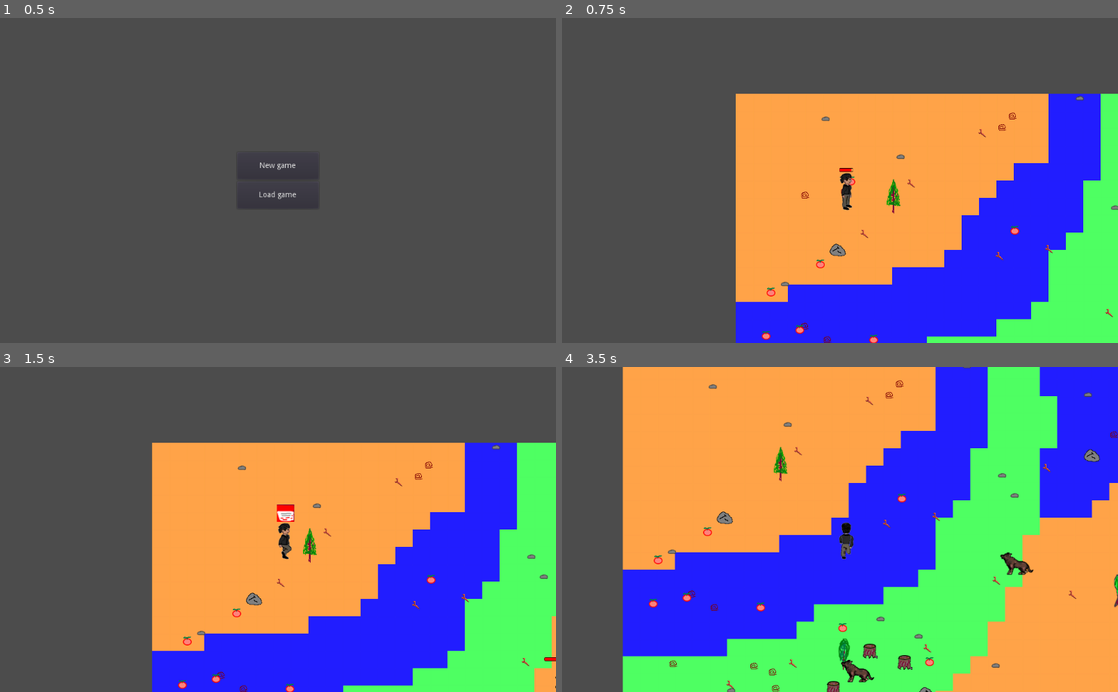
Above: before the commit, frames 1-4 (two rows, left to right).
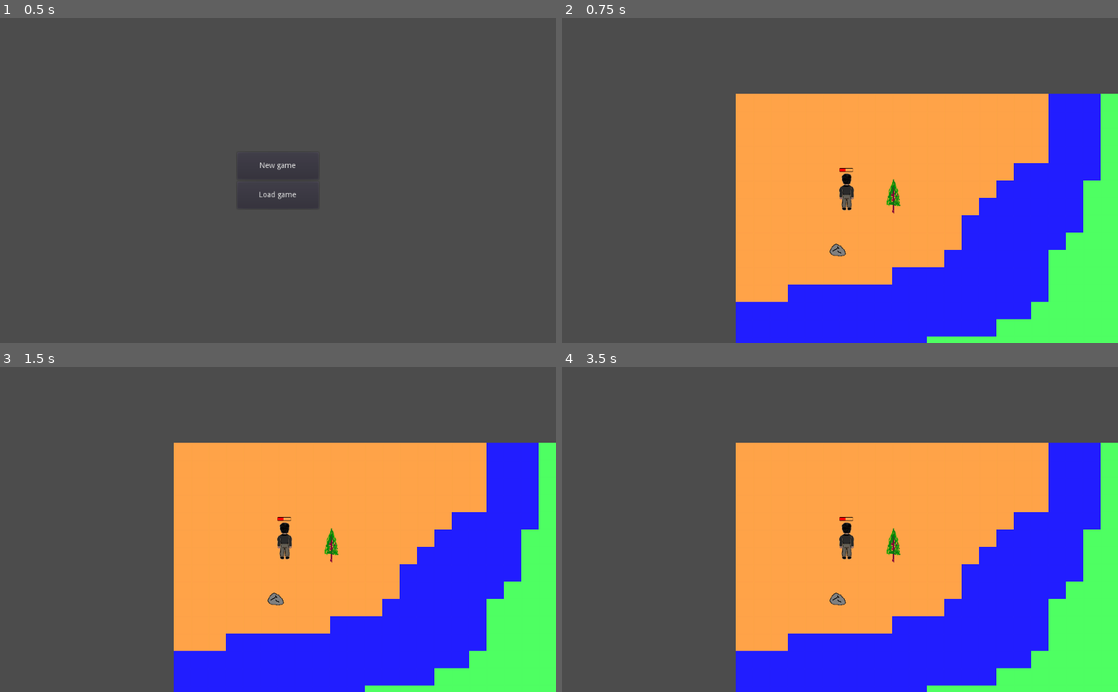
Above: after the commit, the same moments.

Repository: alex-larionov/godot_game
Game: Godot game, scene res://Scenes/Menu.tscn
Same seed, same stepped clock (60 frames per second), same inputs: the game is played once before the commit and once after it.
Inputs (mouse positions are in pixels of both pictures, inside the frame that each line leads up to):
- Up to frame 1 (0.5 s): no input
- Up to frame 2 (0.75 s): click "New game" at 0.5 s
- Up to frame 3 (1.5 s): tap Enter at 1.25 s; move the mouse to (400, 513) at 1.27 s; hold D (right) from 1.28 s (still down); hold E (e_click) from 1.28 s (still down); click (400, 513) at 1.42 s
- Up to frame 4 (3.5 s): move the mouse to (728, 545) at 2.02 s; release D (right) at 2.03 s; release E (e_click) at 2.03 s; hold S (down) 2.03-2.78 s; tap Alt (Alt) at 2.1 s; tap E (e_click) at 2.3 s; move the mouse to (895, 458) at 2.77 s; hold D (right) from 2.78 s (still down); hold E (e_click) from 2.78 s (still down)

Frame 1 is identical in both runs. In frame 2, 0.7% of the frame differs, in the area x 35-100%, y 23-100%; in frame 3, 10%; in frame 4, 80%, in the area x 10-100%, y 0-100%.
Error after the commit: Parse Error: Can't preload resource at path: res://Scenes/Inventory.tscn (res://Scripts/Stickman.gd:3)

Commit message:
Add ItemMachine

Diff:
--- a/Scenes/InventItem.tscn
+++ b/Scenes/InventItem.tscn
@@ -3,18 +3,28 @@
 [ext_resource path="res://Sprites/Items/apple.png" type="Texture" id=1]
 [ext_resource path="res://Scripts/InventItem.gd" type="Script" id=2]
 
-[node name="InventItem" type="TextureRect"]
+[node name="InventItem" type="Control"]
+margin_right = 32.0
+margin_bottom = 32.0
+rect_min_size = Vector2( 60, 32 )
+script = ExtResource( 2 )
+
+[node name="Box" type="HBoxContainer" parent="."]
+anchor_right = 1.0
+anchor_bottom = 1.0
+custom_constants/separation = 0
+
+[node name="Texture" type="TextureRect" parent="Box"]
 margin_right = 32.0
 margin_bottom = 32.0
 rect_min_size = Vector2( 32, 32 )
 texture = ExtResource( 1 )
 expand = true
-script = ExtResource( 2 )
 
-[node name="Amount" type="Label" parent="."]
+[node name="Amount" type="Label" parent="Box"]
 margin_left = 32.0
-margin_top = 19.0
-margin_right = 40.0
-margin_bottom = 33.0
-rect_min_size = Vector2( 8, 14 )
+margin_right = 56.0
+margin_bottom = 32.0
+rect_min_size = Vector2( 8, 32 )
 text = "123"
+valign = 2
--- a/Scenes/Panel.tscn
+++ b/Scenes/Panel.tscn
@@ -5,7 +5,7 @@
 [ext_resource path="res://Scripts/Panel.gd" type="Script" id=3]
 
 [node name="Panel" type="NinePatchRect"]
-margin_right = 253.0
+margin_right = 343.0
 margin_bottom = 121.0
 texture = ExtResource( 1 )
 patch_margin_left = 2
@@ -17,57 +17,60 @@
 [node name="Scroll" type="ScrollContainer" parent="."]
 margin_left = 8.0
 margin_top = 8.0
-margin_right = 246.0
+margin_right = 328.0
 margin_bottom = 114.0
 
 [node name="Grid" type="GridContainer" parent="Scroll"]
-margin_right = 200.0
+margin_right = 312.0
 margin_bottom = 104.0
 custom_constants/hseparation = 24
 columns = 4
 
 [node name="InventItem" parent="Scroll/Grid" instance=ExtResource( 2 )]
+margin_right = 60.0
 
 [node name="InventItem2" parent="Scroll/Grid" instance=ExtResource( 2 )]
-margin_left = 56.0
-margin_right = 88.0
+margin_left = 84.0
+margin_right = 144.0
 
 [node name="InventItem3" parent="Scroll/Grid" instance=ExtResource( 2 )]
-margin_left = 112.0
-margin_right = 144.0
+margin_left = 168.0
+margin_right = 228.0
 
 [node name="InventItem4" parent="Scroll/Grid" instance=ExtResource( 2 )]
-margin_left = 168.0
-margin_right = 200.0
+margin_left = 252.0
+margin_right = 312.0
 
 [node name="InventItem5" parent="Scroll/Grid" instance=ExtResource( 2 )]
 margin_top = 36.0
+margin_right = 60.0
 margin_bottom = 68.0
 
 [node name="InventItem6" parent="Scroll/Grid" instance=ExtResource( 2 )]
-margin_left = 56.0
-margin_top = 36.0
-margin_right = 88.0
-margin_bottom = 68.0
-
-[node name="InventItem7" parent="Scroll/Grid" instance=ExtResource( 2 )]
-margin_left = 112.0
+margin_left = 84.0
 margin_top = 36.0
 margin_right = 144.0
 margin_bottom = 68.0
 
-[node name="InventItem8" parent="Scroll/Grid" instance=ExtResource( 2 )]
+[node name="InventItem7" parent="Scroll/Grid" instance=ExtResource( 2 )]
 margin_left = 168.0
 margin_top = 36.0
-margin_right = 200.0
+margin_right = 228.0
+margin_bottom = 68.0
+
+[node name="InventItem8" parent="Scroll/Grid" instance=ExtResource( 2 )]
+margin_left = 252.0
+margin_top = 36.0
+margin_right = 312.0
 margin_bottom = 68.0
 
 [node name="InventItem9" parent="Scroll/Grid" instance=ExtResource( 2 )]
 margin_top = 72.0
+margin_right = 60.0
 margin_bottom = 104.0
 
 [node name="InventItem10" parent="Scroll/Grid" instance=ExtResource( 2 )]
-margin_left = 56.0
+margin_left = 84.0
 margin_top = 72.0
-margin_right = 88.0
+margin_right = 144.0
 margin_bottom = 104.0
--- a/Scenes/UI.tscn
+++ b/Scenes/UI.tscn
@@ -14,12 +14,17 @@
 script = ExtResource( 1 )
 
 [node name="Panel" parent="Control" instance=ExtResource( 2 )]
-anchor_left = 1.0
-anchor_right = 1.0
-margin_left = -253.0
-margin_right = 0.0
+anchor_left = 0.5
+anchor_top = 0.5
+anchor_right = 0.5
+anchor_bottom = 0.5
+margin_left = 46.0
+margin_top = -56.0
+margin_right = 385.0
+margin_bottom = 65.0
 
 [node name="DeathScreen" parent="Control" instance=ExtResource( 3 )]
 visible = false
 
 [node name="Menu" parent="Control" instance=ExtResource( 4 )]
+visible = false
--- a/Scripts/AngryAnimal.gd
+++ b/Scripts/AngryAnimal.gd
@@ -21,6 +21,10 @@
 	set_start_hp(self.hp, self.max_hp)
 	add_to_group(GlobalVars.entity_gropup)
 	add_to_group(GlobalVars.animal_group)
+
+	var skin = ItemMachine.generate_inventory_item("wolfskin")
+	self.inventory.add_item(skin)
+
 
 func _process(delta):
 	if velocity:
--- a/Scripts/InventItem.gd
+++ b/Scripts/InventItem.gd
@@ -1,5 +1,40 @@
-extends TextureRect
+extends Control
 
-func set_item(item_name, amount):
-	texture = load("res://Sprites/Items/%s.png" % item_name)
-	$Amount.text = str(amount)
+
+var item_name = ""
+var item_amount = 0
+var properties = {}
+
+
+func set_item(item_name, amount, props):
+	self.item_name = item_name
+	self.item_amount = amount
+	self.properties = props.duplicate()
+
+	$Box/Texture.texture = load("res://Sprites/Items/%s.png" % item_name)
+	$Box/Amount.text = str(amount)
+
+
+func get_item_name():
+	return item_name
+
+
+func add_amount(am):
+	item_amount += am
+	$Box/Amount.text = str(item_amount)
+
+
+func get_amount():
+	return item_amount
+
+
+func get_props():
+	return properties
+
+
+func can_stack():
+	return properties["can_stack"]
+
+
+func save():
+	return [item_name, item_amount, properties]
--- a/Scripts/Item.gd
+++ b/Scripts/Item.gd
@@ -1,16 +1,23 @@
 extends Node2D
 
+onready var pre_inv = preload("res://Scenes/InventItem.tscn")
+
+var properties = {}
 var item = ""
 var amount = 1
 var stack_limit = 8
 
-func set_item(properties):
-	$Sprite.texture = load("res://Sprites/Items/%s.png" % properties[0])
-	item = properties[0]
-	stack_limit = properties[1]
+func set_item(props):
+	$Sprite.texture = load("res://Sprites/Items/%s.png" % props[0])
+	item = props[0]
+	stack_limit = props[1]
+	self.properties = props[2]
 
 func get_item():
 	return item
+
+func set_amount(am):
+	amount = am
 
 func get_amount():
 	return amount
@@ -22,8 +29,15 @@
 	if event.is_action_pressed("e_click"):
 		var pl = get_parent().get_parent().get_player()
 		if abs(pl.position.x - position.x) < 64 and abs(pl.position.y - position.y) < 64:
-			get_parent().remove_child(self)
-			pl.pick(self)
+			var new_item = pre_inv.instance()
+			new_item.set_item(item, amount, properties)
+			var is_picked = pl.pick(new_item)
+			if is_picked:
+				get_parent().remove_child(self)
+				queue_free()
+			else:
+				new_item.queue_free()
+
 
 func save():
 	var data = {
@@ -31,12 +45,13 @@
 		"position": position,
 		"item": item,
 		"amount": amount,
-		"stack_limit": stack_limit
+		"stack_limit": stack_limit,
+		"properties": properties
 	}
 	return data
 
 
 func load_from_data(data):
 	position = data["position"]
-	set_item([data["item"], data["stack_limit"]])
+	set_item([data["item"], data["stack_limit"], data["properties"]])
 	amount = data["amount"]
--- a/Scripts/Panel.gd
+++ b/Scripts/Panel.gd
@@ -10,19 +10,9 @@
 func clear():
 	for i in container.get_children():
 		container.remove_child(i)
-		i.queue_free()
+
 
 func show_inventory(inventory):
 	clear()
-	for i in inventory.keys():
-		var amount = inventory[i][0]
-		for j in range(amount / inventory[i][1] +1):
-			var new_item = item.instance()
-			if amount >= inventory[i][1]:
-				container.add_child(new_item)
-				new_item.set_item(i, inventory[i][1])
-				amount -= inventory[i][1]
-			elif amount > 0:
-				container.add_child(new_item)
-				new_item.set_item(i, amount)
-				amount = 0
+	for i in inventory:
+		container.add_child(i)
--- a/Scripts/Player.gd
+++ b/Scripts/Player.gd
@@ -2,8 +2,6 @@
 
 onready var tree = $AnimationTree
 onready var playback = tree.get("parameters/playback")
-
-var inventory = {}
 
 signal on_death
 
@@ -11,15 +9,16 @@
 	self.hp = 90
 	set_start_hp(self.hp, self.max_hp)
 	add_to_group(GlobalVars.entity_gropup)
+	create_inventory()
 	playback.start("Idle")
 
+
 func pick(item):
-	var it = item.get_item()
-	if it in inventory.keys():
-		inventory[it][0] += item.get_amount()
-	else:
-		inventory[it] = [item.get_amount(), item.get_item_stack()]
-	ui.update_inventory(inventory)
+	var is_picked = .pick(item)
+	if is_picked:
+		ui.update_inventory(inventory.get_items())
+	return is_picked
+
 
 func _process(delta):
 	var velocity = Vector2()
@@ -53,7 +52,7 @@
 
 func _unhandled_input(event):
 	if event.is_action_pressed("inventory"):
-		ui.toggle_inventory(inventory)
+		ui.toggle_inventory(inventory.get_items())
 	if event.is_action_pressed("left_click"):
 		var a = load("res://Scenes/DamageArea.tscn").instance()
 		a.set_damage(10)
@@ -67,10 +66,8 @@
 
 func save():
 	var data = .save()
-	data["inventory"] = inventory
 	return data
 
 
 func load_from_data(data):
 	.load_from_data(data)
-	inventory = data["inventory"].duplicate(true)
--- a/Scripts/Stickman.gd
+++ b/Scripts/Stickman.gd
@@ -1,9 +1,15 @@
 extends KinematicBody2D
 
+onready var pre_inv = preload("res://Scenes/Inventory.tscn")
+onready var pre_item = preload("res://Scenes/InventItem.tscn")
+
+
 onready var ui = get_viewport().get_node("Root/UI/Control")
+onready var world = get_viewport().get_node("Root/Outdoor")
 
 
 var speed = 200
+var inventory
 
 onready var hp = 50
 export var max_hp = 100
@@ -11,6 +17,18 @@
 
 func _ready():
 	set_start_hp(hp, max_hp)
+	create_inventory()
+
+
+func create_inventory():
+	inventory = pre_inv.instance()
+	add_child(inventory)
+
+
+func pick(item):
+	self.inventory.add_item(item)
+	return true
+
 
 func set_start_hp(hp, max_hp):
 	$HP_bar.value = hp
@@ -23,6 +41,11 @@
 	$HP_bar.visible = ! $HP_bar.visible
 
 func die():
+	randomize()
+	for i in inventory.get_items():
+		var x_cord = rand_range(-1, 1) *10 + self.position.x
+		var y_cord = rand_range(-1, 1) *10 + self.position.y
+		world.add_lying_item(i, x_cord, y_cord)
 	get_parent().remove_child(self)
 	queue_free()
 
@@ -41,7 +64,8 @@
 		"position": position,
 		"speed": speed,
 		"hp": hp,
-		"max_hp": max_hp
+		"max_hp": max_hp,
+		"inventory": self.inventory.get_saves()
 	}
 	return data
 
@@ -51,3 +75,9 @@
 	hp = data["hp"]
 	max_hp = data["max_hp"]
 	set_start_hp(hp, max_hp)
+	create_inventory()
+
+	for item in data["inventory"]:
+		var new_item = pre_item.instance()
+		new_item.set_item(item[0], item[1], item[2])
+		self.inventory.add_item(new_item)
--- a/Scripts/Tilemap.gd
+++ b/Scripts/Tilemap.gd
@@ -1,6 +1,6 @@
 extends Node2D
 
-onready var item = preload("res://Scenes/Item.tscn")
+
 
 func get_player():
 	if has_node("Player"):
@@ -12,22 +12,32 @@
 
 
 func _ready():
-	var items = [["apple", 8], ["prut", 8], ["pebble", 8], ["branch", 4]]
+	var items_to_spawn = ItemMachine.get_openworld_items()
+
 	for i in range(100):
 		randomize()
-		var a = int(rand_range(0, 4))
-		var new_item = item.instance()
-		$Items.add_child(new_item)
-		new_item.set_item(items[a])
-		new_item.position = Vector2(int(rand_range(0, 32 * 44)), int(rand_range(0, 32 * 28)))
+		var a = int(rand_range(0, len(items_to_spawn)))
+		var new_item = ItemMachine.generate_item(items_to_spawn[a])
+		add_item_to_world(new_item, int(rand_range(0, 32 * 44)), int(rand_range(0, 32 * 28)))
+
 	add_to_group(GlobalVars.saving_group)
 	SceneChanger.game_ready()
+
+
+func add_item_to_world(item, x, y):
+	$Items.add_child(item)
+	item.position = Vector2(x, y)
+
+
+func add_lying_item(i, x, y):
+	var new_item = ItemMachine.generate_item(i.get_item_name(), i.get_amount())
+	add_item_to_world(new_item, x, y)
+
 
 func _unhandled_input(event):
 	if event.is_action_pressed("Alt"):
 		for i in get_tree().get_nodes_in_group(GlobalVars.entity_gropup):
 			i.toggle_hp_bar()
-
 
 
 func save():
--- a/project.godot
+++ b/project.godot
@@ -18,6 +18,7 @@
 
 GlobalVars="*res://Scenes/Singletons/GlobalVars.tscn"
 SceneChanger="*res://Scenes/Singletons/SceneChanger.tscn"
+ItemMachine="*res://Scenes/Singletons/ItemMachine.tscn"
 
 [gui]
 
